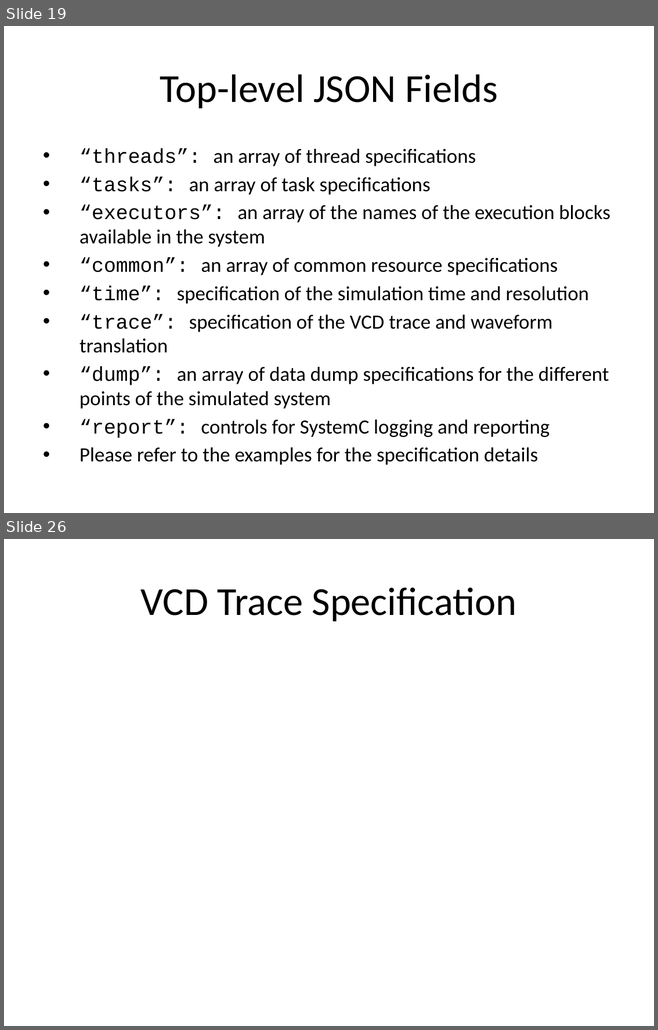
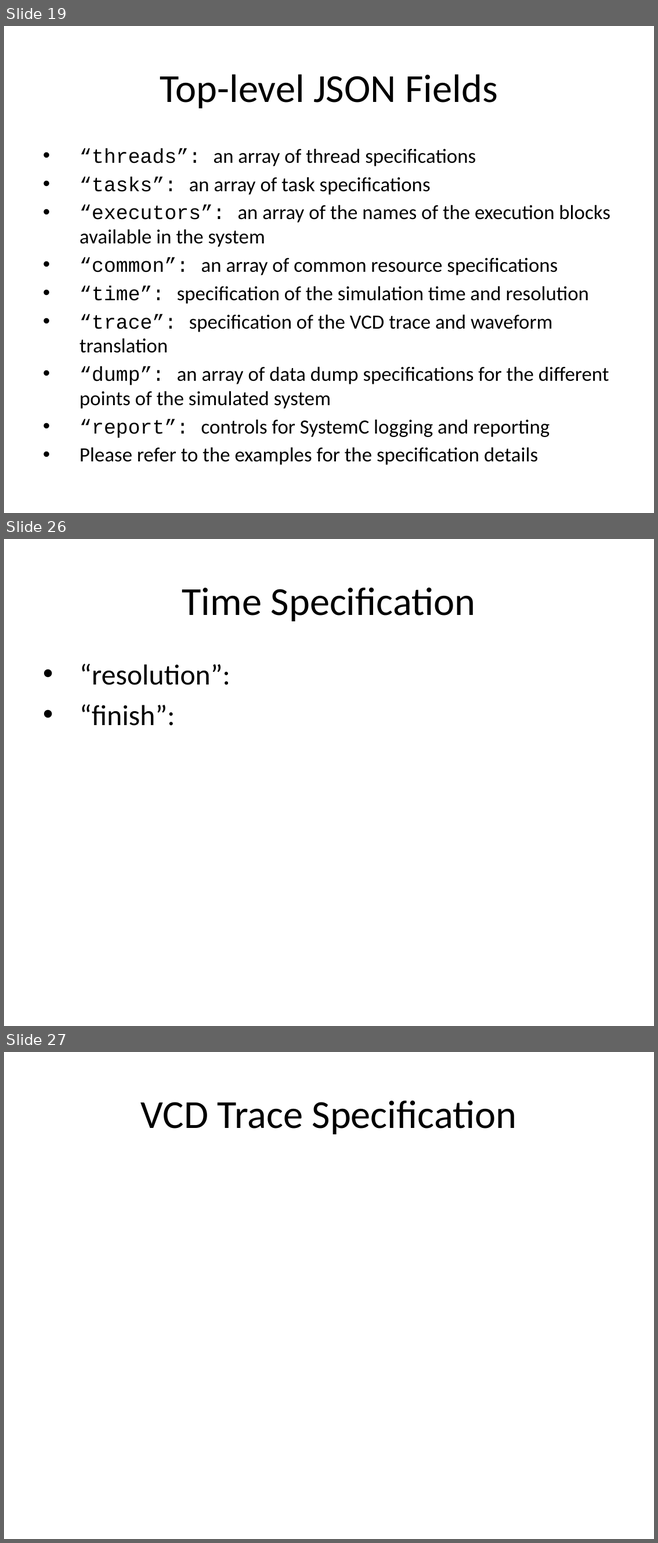
Before and after one commit to timurkelin/simschd, a slide deck: doc/simschd.pptx. Shown one above the other, each under a label of ours: slides 19 and 26 before the commit, slides 19, 26 and 27 after it; the slides between them are not shown. The pictures are 658x1030 and 658x1543 pixels, drawn with LibreOffice and Linux fonts; fonts in the diff are those of the drawing; background and template pictures are left out. Boxes give left, top, right and bottom in pixels: in the first picture for what was removed or moved away, otherwise in the second. Text is boxed around its words. In the diff, an @@ line names an element or a change of style, - is before the commit and + after.

```diff
--- a/doc/simschd.pptx
+++ b/doc/simschd.pptx
@@ slide 26 added at <box>4,539,654,1026</box>, background #FFFFFF @@
@@ title added at <box>182,587,476,621</box>, 44 pt, text #000000 @@
+Time Specification
@@ text added at <box>79,664,230,726</box>, 32 pt, text #000000 @@
+• “resolution”:
+• “finish”:
@@ what was slide 26 is now slide 27 @@
```
Also in this commit, not shown: 6 slides changed.
